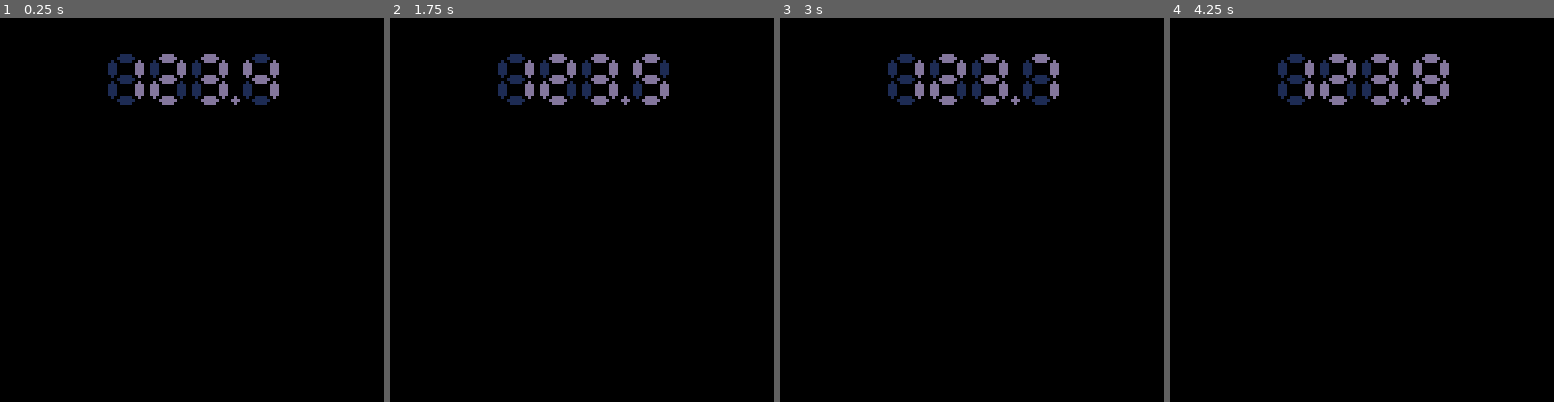
Above: before the commit, frames 1-4 (left to right).
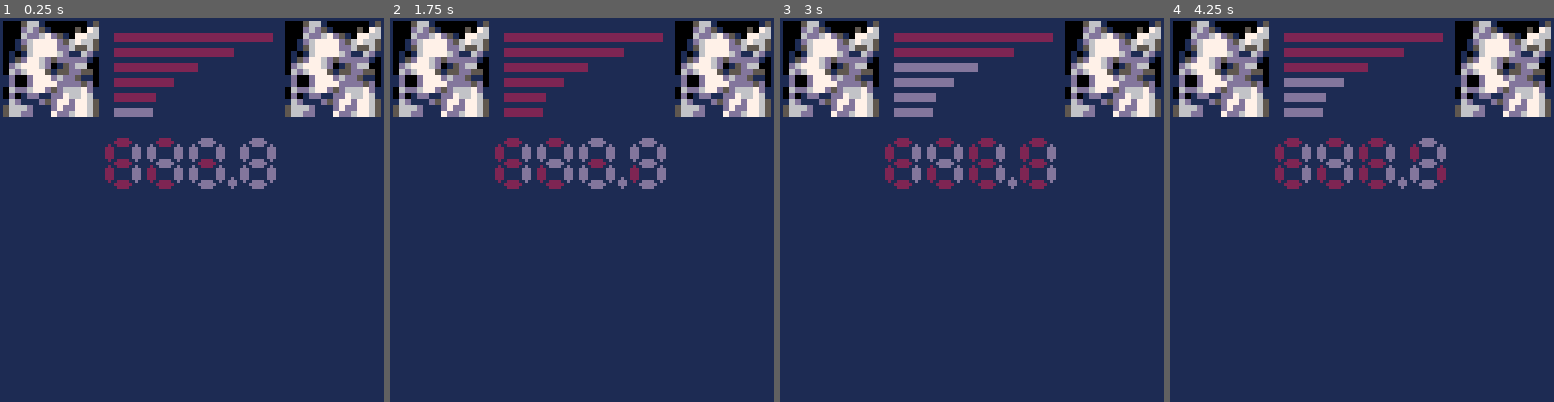
Above: after the commit, the same moments.

Repository: vNakamura/Jogabilijam
Game: PICO-8 cartridge src/jam.p8
The game is run twice, just before and just after one commit, with the same random seed, the same clock (stepped at 60 frames per second) and the same inputs.
Inputs:
- Up to frame 1 (0.25 s): no input
- Up to frame 2 (1.75 s): tap O (Z key) at 0.7, 1.7 s; hold Right from 1.6 s (still down)
- Up to frame 3 (3 s): release Right at 2.1 s; tap O (Z key) at 2.1, 2.5, 2.9 s; hold Up 2.15-2.42 s; hold Right from 2.47 s (still down)
- Up to frame 4 (4.25 s): release Right at 3.03 s; hold Left 3.08-3.58 s; tap O (Z key) at 3.3, 3.7, 4.1 s; hold Down 3.63-3.97 s; hold Right from 4.02 s (still down)

The runs differ from the first frame. In frame 1, 97% of the frame differs, in the area x 0-100%, y 0-100%; in frame 2, 97%; in frame 3, 97%; in frame 4, 97%.

Commit message:
Adiciona grafico ao codec

Diff:
--- a/src/jam.p8
+++ b/src/jam.p8
@@ -216,9 +216,11 @@
 end
 
 codec={
-	freq=1234,
+	freq=1408,
 	wait=0,
-	pressed=false
+	pressed=false,
+	graph1=0,
+	graph2=0
 }
 function codec_upd()
 	local pressed=false
@@ -231,7 +233,7 @@
 			codec.wait-=1
 		end
 		if codec.pressed and codec.wait==0 or codec.wait==15 then
-			if(btn(1))codec.freq=min(1399,codec.freq+1)
+			if(btn(1))codec.freq=min(1499,codec.freq+1)
 			if(btn(0))codec.freq=max(1100,codec.freq-1)
 			sfx(4)
 		end
@@ -239,12 +241,20 @@
 	codec.pressed=pressed
 end
 function codec_drw()
-	cls()
-	pal(13,1)
-	drw_freq(36,12,8888)
+	rectfill(0,0,127,127,1)
+	pal(13,2)
+	drw_freq(35,40,8888)
 	pal(13,13)
-	drw_freq(36,12,codec.freq)
-	circfill(78,27,1,13)
+	drw_freq(35,40,codec.freq)
+	circfill(77,54,1,13)
+	circfill(77,55,1,13)
+	sspr(0,112,16,16,95,1,32,32)--ellie
+	sspr(0,112,16,16,1,1,32,32)--outro
+	codec.graph1+=sgn(codec.graph2-codec.graph1)
+	if(codec.graph1==codec.graph2)codec.graph2=flr(rnd(8))
+	for i=1,6 do
+		rectfill(38,i*5,104-sin(-i/24)*54,i*5+2,i<codec.graph1 and 2 or 13)
+	end
 end
 function drw_freq(x,y,f)
 	f=""..f
@@ -293,12 +303,12 @@
 	if(menu.c>128) menu.c=0
 end
 function menu_drw()
-	sspr(64,95,32,32,0-menu.c,0,127,127)
-	sspr(64,95,32,32,128-menu.c,0,127,127)
+	sspr(64,96,32,32,0-menu.c,0,127,127)
+	sspr(64,96,32,32,128-menu.c,0,127,127)
 	if(menu.c%16<8) print("aperte z",48,100,7)
 	print("@vnaka            #jogabilijam",5,120,7)
 	spr(192,31,10,8,2)--logo
-	sspr(0,111,16,16,39,34,48,48)--ellie
+	sspr(0,112,16,16,39,34,48,48)--ellie
 end
 function show_menu()
 	music(0)
